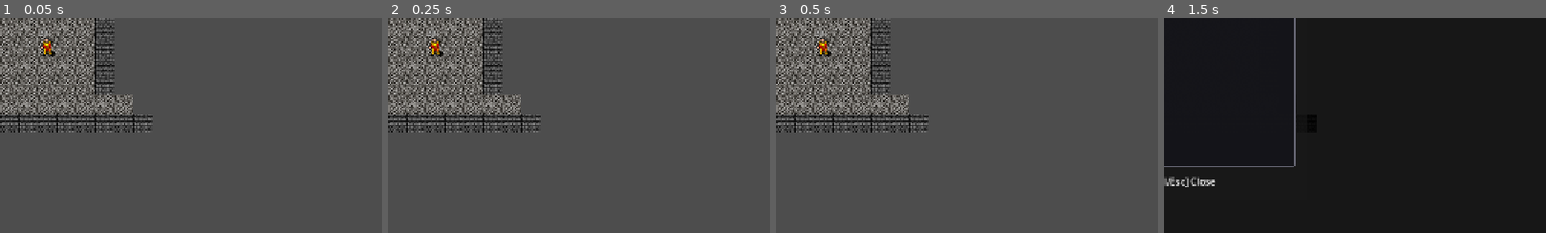
Above: before the commit, frames 1-4 (left to right).
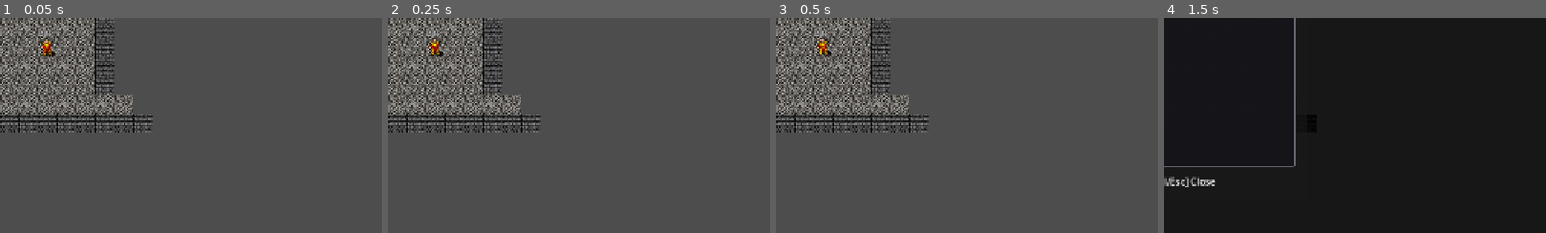
Above: after the commit, the same moments.

Repository: NicolasDeNigris91/Public_Roguelike
Game: Godot game, scene res://scenes/main.tscn
Same seed, same stepped clock (60 frames per second), same inputs: the game is played once before the commit and once after it.
Inputs:
- Up to frame 1 (0.05 s): no input
- Up to frame 2 (0.25 s): no input
- Up to frame 3 (0.5 s): no input
- Up to frame 4 (1.5 s): tap Enter at 0.5 s; hold Right 0.53-1.28 s; tap I at 0.6 s; tap Space at 1.25 s; hold Down from 1.28 s (still down); tap 1 at 1.35 s
The pictures show only the part of the screen within x 50-100%, y 50-100%; the shares and areas given below are measured in that part.

The runs differ from the first frame. In frame 1, 0.2% of the frame differs, in the area x 10-15%, y 9-18%; in frame 2, less than 0.1%; in frame 3, less than 0.1%; in frame 4, less than 0.1%.

Commit message:
feat: add idle bobbing to Actor (2px, 2Hz, random phase)

Diff:
--- a/scripts/actor.gd
+++ b/scripts/actor.gd
@@ -5,6 +5,8 @@
 signal moved(to_pos: Vector2i)
 
 const MOVE_TWEEN_DURATION: float = 0.1
+const BOBBING_AMPLITUDE: float = 2.0
+const BOBBING_FREQUENCY: float = 2.0  # Hz
 
 var grid_position: Vector2i
 var hp: int = 10
@@ -13,12 +15,22 @@
 var def: int = 1
 var sprite_node: Sprite2D
 var is_tweening: bool = false
+var _bobbing_phase: float = 0.0
+var _bobbing_time: float = 0.0
 
 func _ready() -> void:
 	sprite_node = Sprite2D.new()
 	sprite_node.centered = false
 	add_child(sprite_node)
+	_bobbing_phase = randf() * TAU
 	_sync_position_instant()
+
+func _process(delta: float) -> void:
+	if is_tweening:
+		sprite_node.offset.y = lerp(sprite_node.offset.y, 0.0, 0.3)
+		return
+	_bobbing_time += delta
+	sprite_node.offset.y = sin(_bobbing_time * BOBBING_FREQUENCY * TAU + _bobbing_phase) * BOBBING_AMPLITUDE
 
 func move_to(new_grid_pos: Vector2i, animate: bool = true) -> void:
 	grid_position = new_grid_pos
